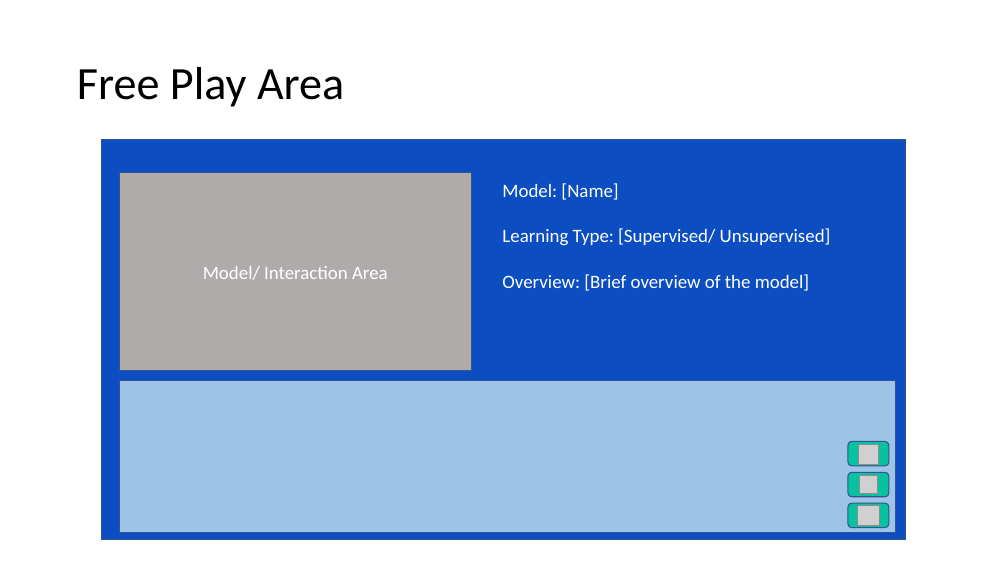
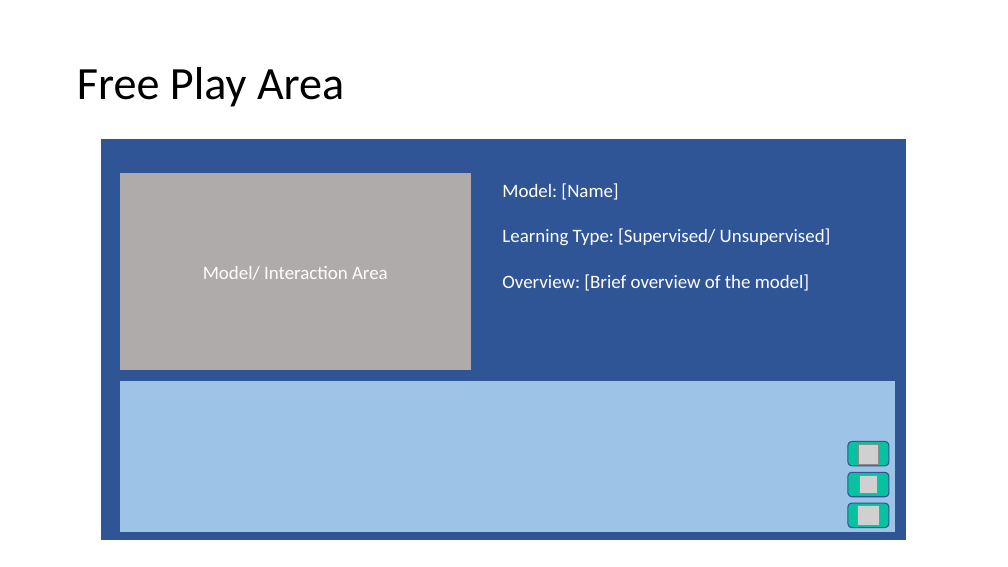
Before and after one commit to codingWithAndy/Thesis_Project, a slide deck: slide 9 of Additional Content/App Storyboard.pptx (slide 10 before the commit). Drawn at 1008x567 pixels with LibreOffice and Linux fonts; fonts in the diff are those of the drawing; grey boxes stand for pictures. Boxes give left, top, right and bottom in pixels: in the first picture for what was removed or moved away, otherwise in the second. Text is boxed around its words. In the diff, an @@ line names an element or a change of style, - is before the commit and + after.

```diff
--- a/Additional Content/App Storyboard.pptx
+++ b/Additional Content/App Storyboard.pptx
@@ rectangle at (102,140,907,540): fill #0C4EC2 to #2F5597; outline #325491 1 pt to #2F5597 1 pt @@
```
Also in this commit, not shown: 7 other files.
